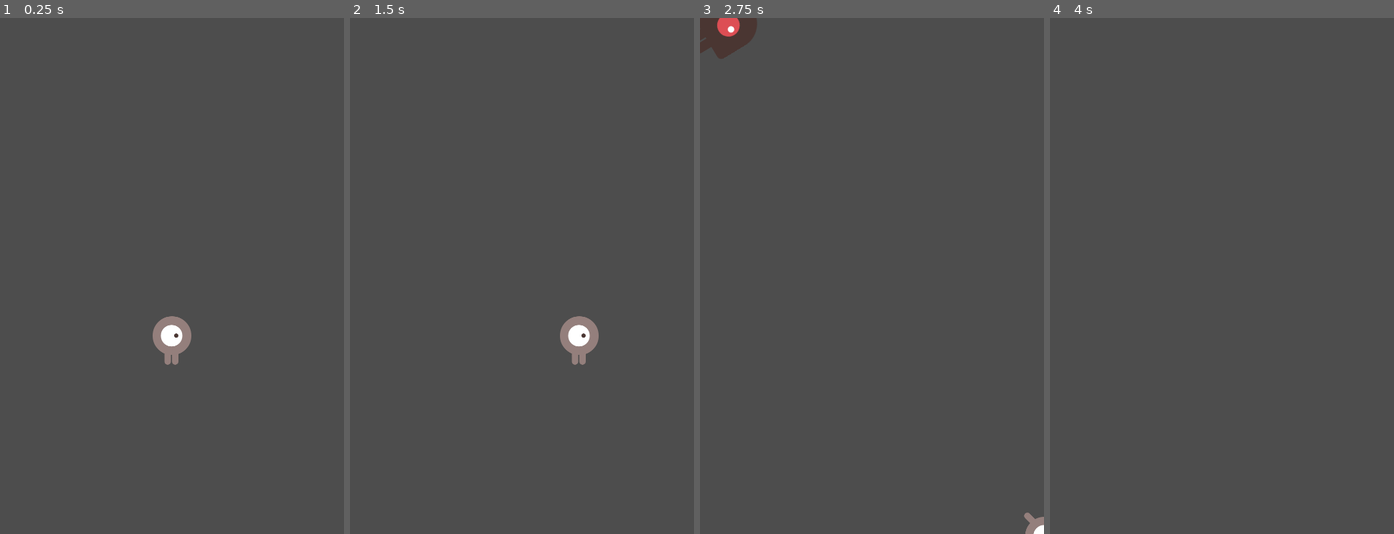
Above: before the commit, frames 1-4 (left to right).
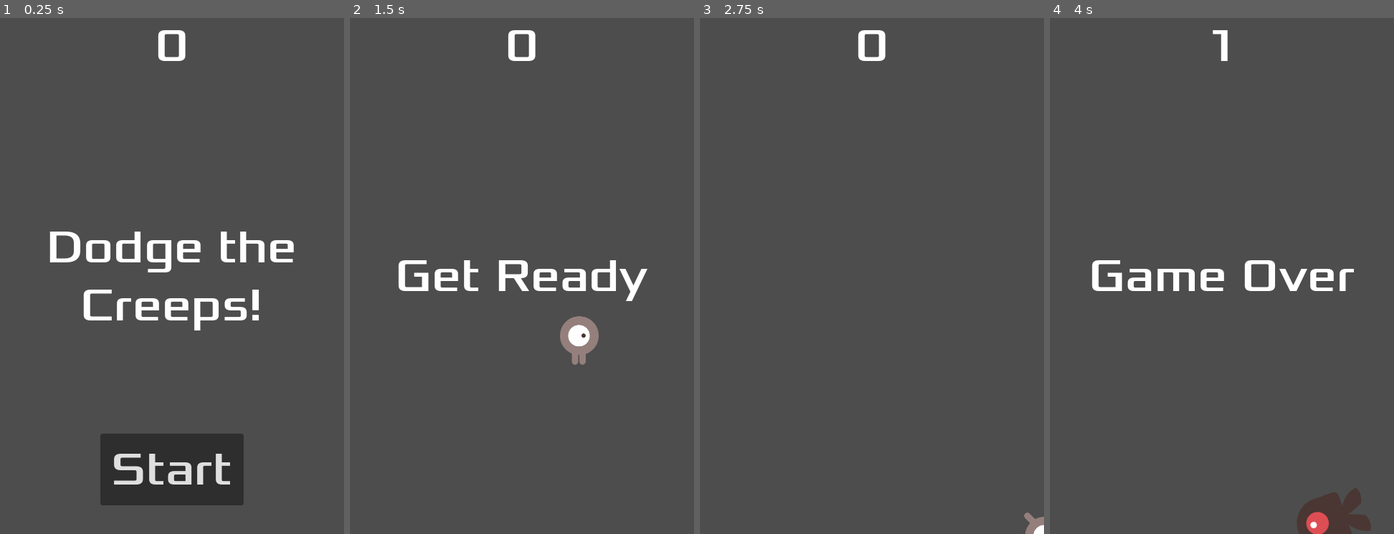
Above: after the commit, the same moments.

Repository: MrBreadFace2636/Dodge-the-Creeps
Game: Godot game, scene res://main.tscn
The game is run twice, just before and just after one commit, with the same random seed, the same clock (stepped at 60 frames per second) and the same inputs.
Inputs (mouse positions are in pixels of both pictures, inside the frame that each line leads up to):
- Up to frame 1 (0.25 s): no input
- Up to frame 2 (1.5 s): click (522, 472) at 0.5 s, where only the run after the commit has a clickable "Start"; tap Enter at 1.25 s; hold D (move_right) from 1.28 s (still down)
- Up to frame 3 (2.75 s): release D (move_right) at 2.03 s; hold S (move_down) from 2.03 s (still down)
- Up to frame 4 (4 s): release S (move_down) at 2.78 s; hold D (move_right) 2.78-3.53 s; hold W (move_up) from 3.53 s (still down)

The runs differ from the first frame. In frame 1, 9.7% of the frame differs, in the area x 14-86%, y 2-95%; in frame 2, 2.1%; in frame 3, 1.3%; in frame 4, 3.1%.

Commit message:
add HUD and link with main scene

Diff:
--- /dev/null
+++ b/hud.gd
@@ -0,0 +1,30 @@
+extends CanvasLayer
+
+# Notifies `Main` node that the button has been pressed
+signal start_game
+
+func show_message(text):
+	$Message.text = text
+	$Message.show()
+	$MessageTimer.start()
+
+func show_game_over():
+	show_message("Game Over")
+	# Wait until the MessageTimer has counted down.
+	await $MessageTimer.timeout
+
+	$Message.text = "Dodge the Creeps!"
+	$Message.show()
+	# Make a one-shot timer and wait for it to finish.
+	await get_tree().create_timer(1.0).timeout
+	$StartButton.show()
+
+func update_score(score):
+	$ScoreLabel.text = str(score)
+
+func _on_start_button_pressed():
+	$StartButton.hide()
+	start_game.emit()
+
+func _on_message_timer_timeout():
+	$Message.hide()
--- /dev/null
+++ b/hud.tscn
@@ -0,0 +1,64 @@
+[gd_scene load_steps=3 format=3 uid="uid://diolj15oqda7l"]
+
+[ext_resource type="FontFile" uid="uid://cclxr1wc5s47s" path="res://fonts/Xolonium-Regular.ttf" id="1_fefo4"]
+[ext_resource type="Script" path="res://hud.gd" id="1_xw2d5"]
+
+[node name="HUD" type="CanvasLayer"]
+script = ExtResource("1_xw2d5")
+
+[node name="ScoreLabel" type="Label" parent="."]
+anchors_preset = 5
+anchor_left = 0.5
+anchor_right = 0.5
+offset_left = -45.0
+offset_right = 45.0
+offset_bottom = 78.0
+grow_horizontal = 2
+theme_override_fonts/font = ExtResource("1_fefo4")
+theme_override_font_sizes/font_size = 64
+text = "0"
+horizontal_alignment = 1
+vertical_alignment = 1
+
+[node name="Message" type="Label" parent="."]
+anchors_preset = 8
+anchor_left = 0.5
+anchor_top = 0.5
+anchor_right = 0.5
+anchor_bottom = 0.5
+offset_left = -240.0
+offset_top = -79.5
+offset_right = 240.0
+offset_bottom = 79.5
+grow_horizontal = 2
+grow_vertical = 2
+size_flags_horizontal = 4
+theme_override_fonts/font = ExtResource("1_fefo4")
+theme_override_font_sizes/font_size = 64
+text = "Dodge the Creeps!"
+horizontal_alignment = 1
+vertical_alignment = 1
+autowrap_mode = 2
+
+[node name="StartButton" type="Button" parent="."]
+anchors_preset = 7
+anchor_left = 0.5
+anchor_top = 1.0
+anchor_right = 0.5
+anchor_bottom = 1.0
+offset_left = -100.0
+offset_top = -140.0
+offset_right = 100.0
+offset_bottom = -40.0
+grow_horizontal = 2
+grow_vertical = 0
+theme_override_fonts/font = ExtResource("1_fefo4")
+theme_override_font_sizes/font_size = 64
+text = "Start"
+
+[node name="MessageTimer" type="Timer" parent="."]
+wait_time = 2.0
+one_shot = true
+
+[connection signal="pressed" from="StartButton" to="." method="_on_start_button_pressed"]
+[connection signal="timeout" from="MessageTimer" to="." method="_on_message_timer_timeout"]
--- a/main.gd
+++ b/main.gd
@@ -5,7 +5,7 @@
 
 # Called when the node enters the scene tree for the first time.
 func _ready():
-	new_game()
+	pass
 
 
 # Called every frame. 'delta' is the elapsed time since the previous frame.
@@ -15,11 +15,15 @@
 func game_over():
 	$ScoreTimer.stop()
 	$MobTimer.stop()
+	$HUD.show_game_over()
 
 func new_game():
+	get_tree().call_group("mobs", "queue_free")
 	score = 0
 	$Player.start($StartPosition.position)
 	$StartTimer.start()
+	$HUD.update_score(score)
+	$HUD.show_message("Get Ready")
 
 func _on_mob_timer_timeout():
 	# Create a new instance of the Mob scene.
@@ -48,6 +52,7 @@
 
 func _on_score_timer_timeout():
 	score += 1
+	$HUD.update_score(score)
 
 func _on_start_timer_timeout():
 	$MobTimer.start()
--- a/main.tscn
+++ b/main.tscn
@@ -1,8 +1,9 @@
-[gd_scene load_steps=5 format=3 uid="uid://b6d6fy4cnf7ni"]
+[gd_scene load_steps=6 format=3 uid="uid://b6d6fy4cnf7ni"]
 
 [ext_resource type="PackedScene" uid="uid://jvk0yall0t7q" path="res://player.tscn" id="1_1ftw4"]
 [ext_resource type="Script" path="res://main.gd" id="1_jh2xd"]
 [ext_resource type="PackedScene" uid="uid://81lmxespxxp6" path="res://mob.tscn" id="2_sggn7"]
+[ext_resource type="PackedScene" uid="uid://diolj15oqda7l" path="res://hud.tscn" id="4_tgo8h"]
 
 [sub_resource type="Curve2D" id="Curve2D_gdu3a"]
 _data = {
@@ -33,7 +34,10 @@
 
 [node name="MobSpawnLocation" type="PathFollow2D" parent="MobPath"]
 
+[node name="HUD" parent="." instance=ExtResource("4_tgo8h")]
+
 [connection signal="hit" from="Player" to="." method="game_over"]
 [connection signal="timeout" from="MobTimer" to="." method="_on_mob_timer_timeout"]
 [connection signal="timeout" from="ScoreTimer" to="." method="_on_score_timer_timeout"]
 [connection signal="timeout" from="StartTimer" to="." method="_on_start_timer_timeout"]
+[connection signal="start_game" from="HUD" to="." method="new_game"]
--- a/mob.tscn
+++ b/mob.tscn
@@ -48,7 +48,7 @@
 radius = 36.0
 height = 102.0
 
-[node name="Mob" type="RigidBody2D"]
+[node name="Mob" type="RigidBody2D" groups=["mobs"]]
 collision_mask = 0
 gravity_scale = 0.0
 script = ExtResource("1_5kvc7")
